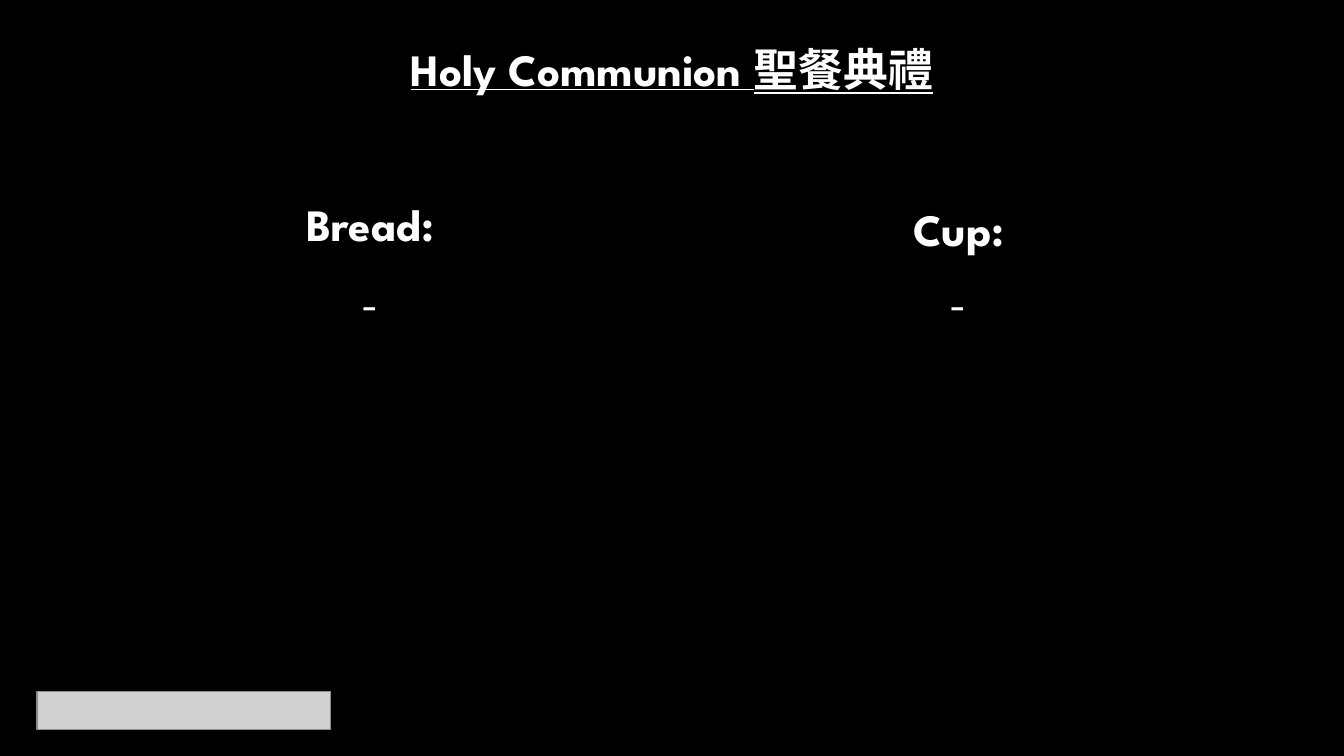
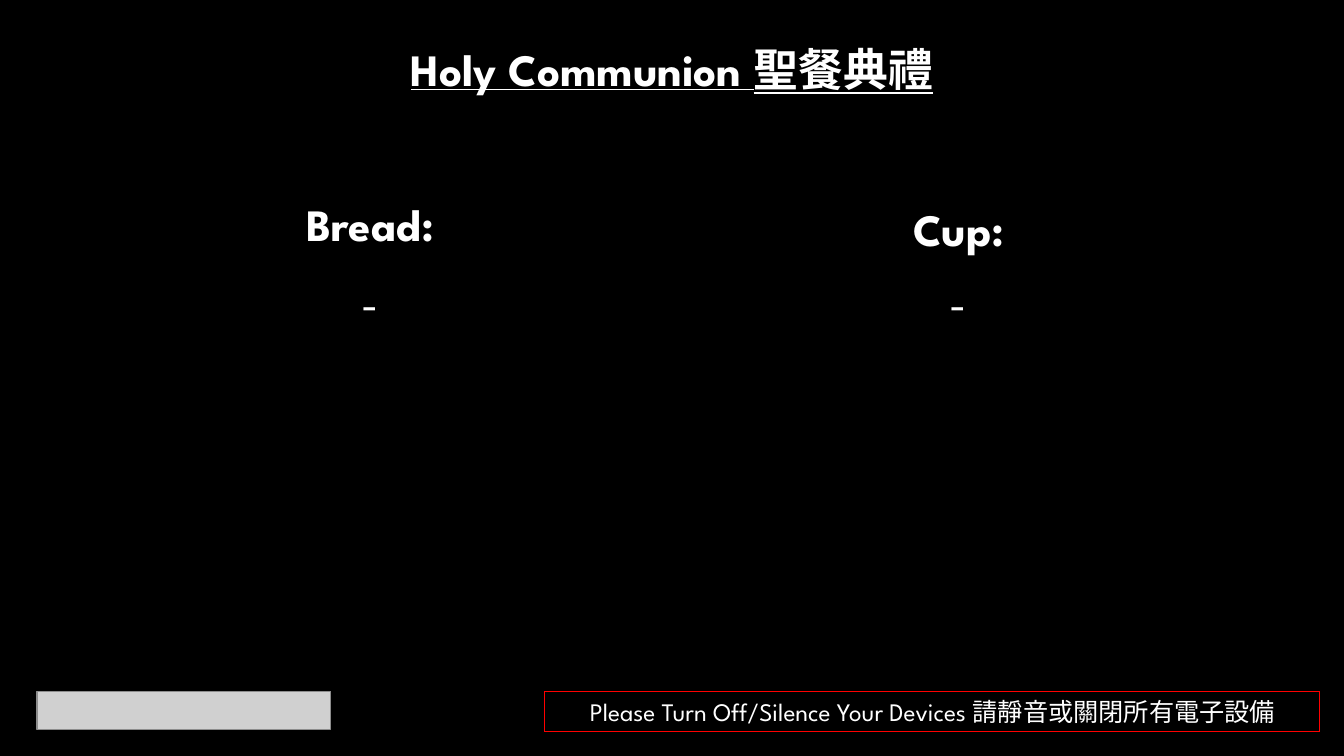
Before and after one commit to calebchanwy/tjc-powerpoint, a slide deck: slide 5 of TJCPowerPoint/bin/Debug/Files/ServiceWidescreen.pptx. Drawn at 1344x756 pixels with LibreOffice and Linux fonts; fonts in the diff are those of the drawing; grey boxes stand for pictures. Boxes give left, top, right and bottom in pixels: in the first picture for what was removed or moved away, otherwise in the second. Text is boxed around its words. In the diff, an @@ line names an element or a change of style, - is before the commit and + after.

Commit message:
20/05/22 Turn Off Added to each slide

```diff
--- a/TJCPowerPoint/bin/Debug/Files/ServiceWidescreen.pptx
+++ b/TJCPowerPoint/bin/Debug/Files/ServiceWidescreen.pptx
@@ rectangle added at (545,692,1321,732), outline #FF0000 0.75 pt, 18 pt, text #FFFFFF @@
+Please Turn Off/Silence Your Devices 請靜音或關閉所有電子設備
```
Also in this commit, not shown: 6 other slides changed, 13 other files.
